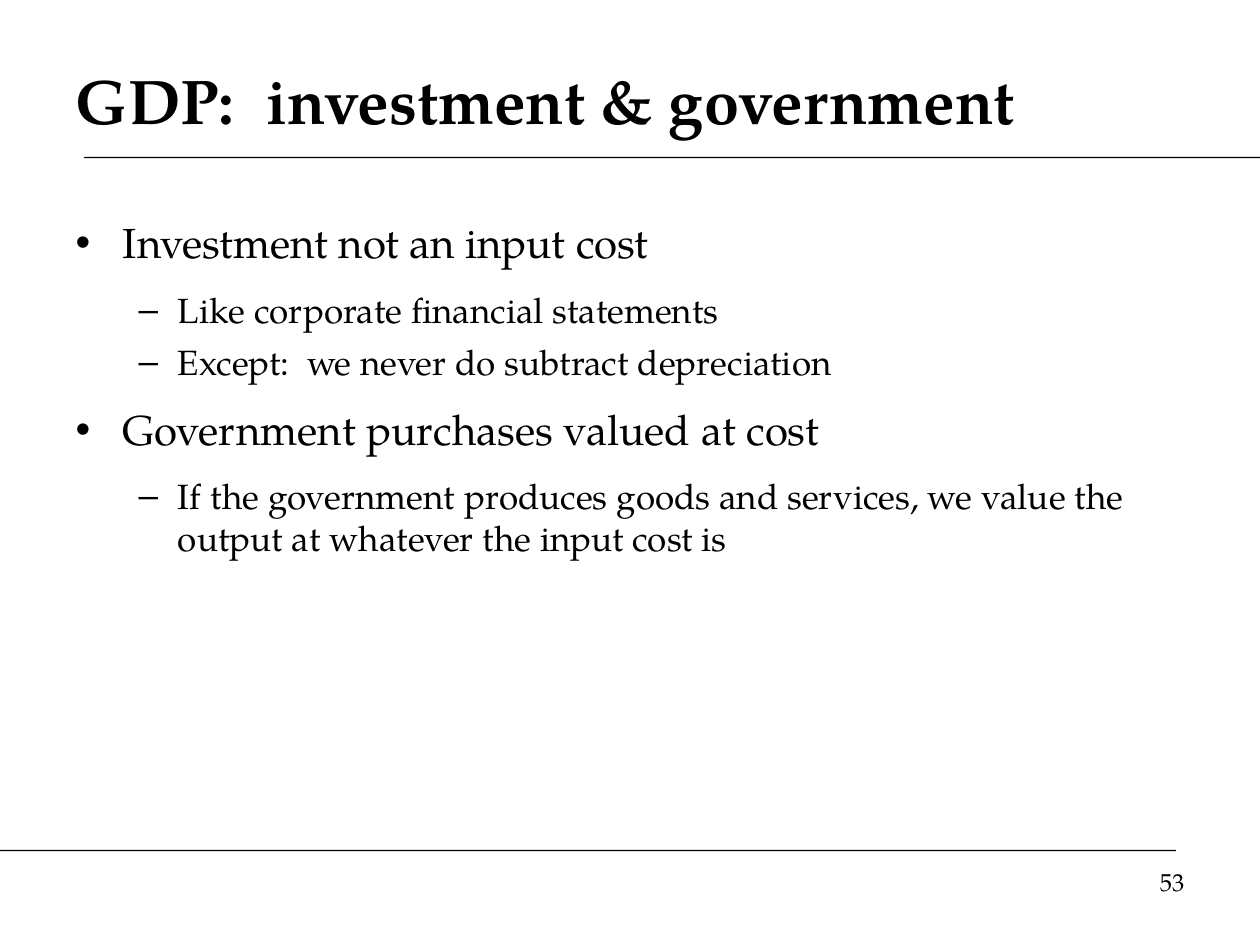
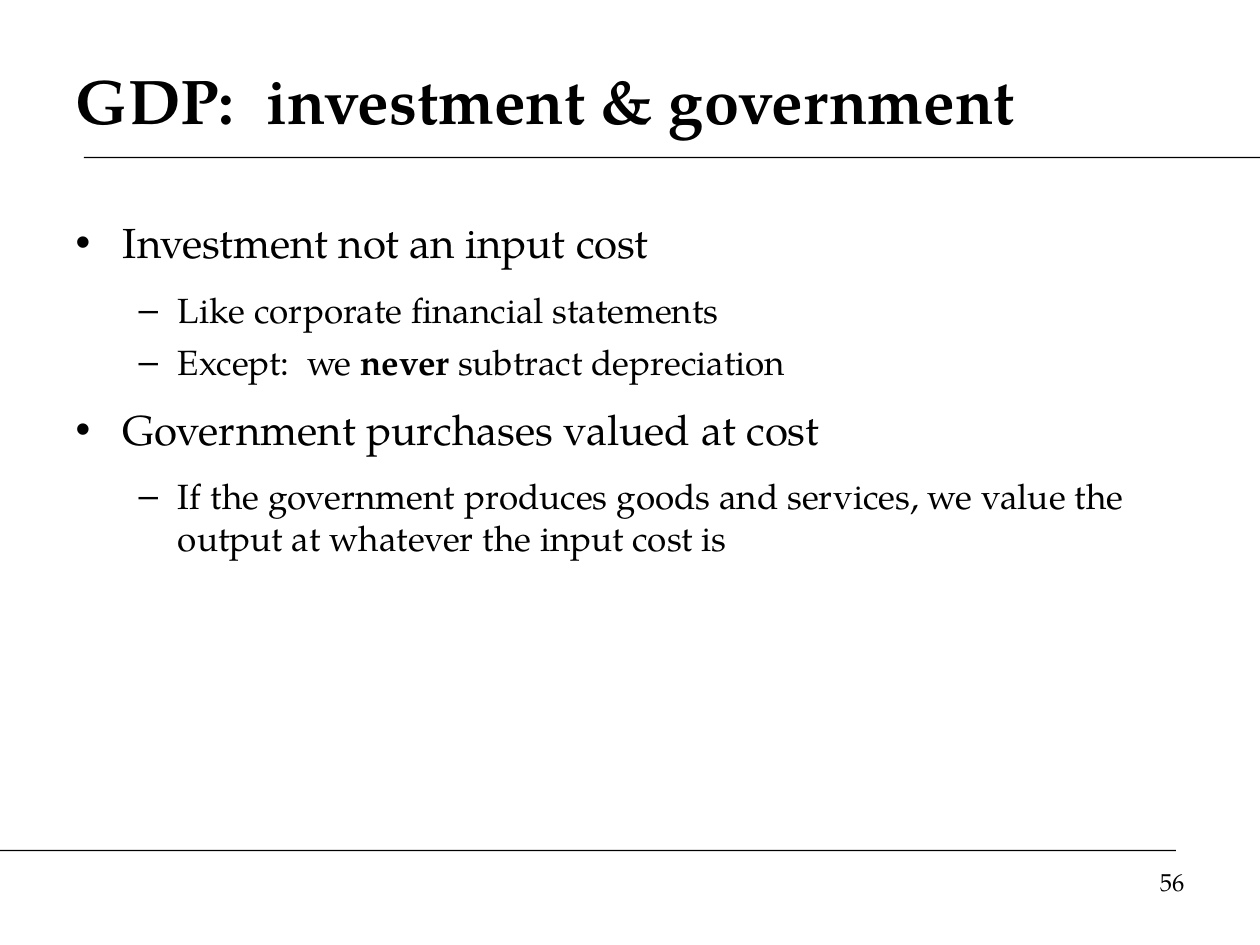
Before and after one commit to DaveBackus/Global_Economy, a slide deck: slide 56 of Slides/slides_intro_f14.pptx (slide 53 before the commit). Drawn at 1260x945 pixels with LibreOffice and Linux fonts; fonts in the diff are those of the drawing. Boxes give left, top, right and bottom in pixels: in the first picture for what was removed or moved away, otherwise in the second. Text is boxed around its words. In the diff, an @@ line names an element or a change of style, - is before the commit and + after.

```diff
--- a/Slides/slides_intro_f14.pptx
+++ b/Slides/slides_intro_f14.pptx
@@ text at (x1=178, y1=349, x2=785, y2=385): text changed @@
-  – Except: we never do subtract depreciation
+  – Except: we never subtract depreciation
@@ page number at (x1=1160, y1=874, x2=1185, y2=892): text changed @@
-53
+56
```
Also in this commit, not shown: 8 other slides changed, 3 slides added, 1 slide removed, 8 other files.
